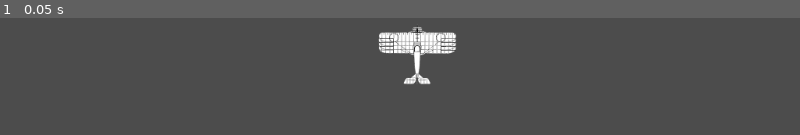
Above: before the commit, frame 1.
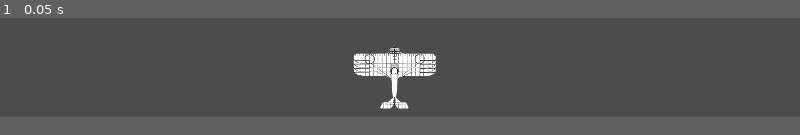
Above: after the commit, the same moment.

Repository: PawelKrywulko/TGW_G-8_Z1
Game: Godot game, scene res://scenes/Player.tscn
The game is run twice, just before and just after one commit, with the same random seed, the same clock (stepped at 60 frames per second) and the same inputs. The project has no main scene, so this scene is started directly.
Inputs:
- Up to frame 1 (0.05 s): no input
In our replay, the window is 800x468 before the commit and 800x450 after it. These sizes can differ from the game's own. Grey fills any space a smaller window leaves; there, only what the larger window draws over its background counts as a difference.

The runs differ from the first frame. In frame 1, 4.1% of the frame differs, in the area x 44-57%, y 7-78%.

Commit message:
Field of view

Diff:
--- a/River Raid/project.godot
+++ b/River Raid/project.godot
@@ -16,3 +16,10 @@
 [application]
 
 config/name="River Raid"
+
+[display]
+
+window/size/width=1920
+window/size/height=1080
+window/stretch/mode="2d"
+window/stretch/aspect="keep"
--- a/River Raid/scenes/Player.tscn
+++ b/River Raid/scenes/Player.tscn
@@ -12,17 +12,16 @@
 } ]
 
 [sub_resource type="RectangleShape2D" id=2]
-extents = Vector2( 50.9285, 32.9038 )
+extents = Vector2( 95.8167, 51.4607 )
 
 [node name="Player" type="Area2D"]
-position = Vector2( 534.019, 486.64 )
+position = Vector2( 946.999, 963.905 )
 script = ExtResource( 1 )
 __meta__ = {
 "_edit_group_": true
 }
 
 [node name="AnimatedSprite" type="AnimatedSprite" parent="."]
-scale = Vector2( 0.5, 0.5 )
 frames = SubResource( 1 )
 animation = "turn"
 
